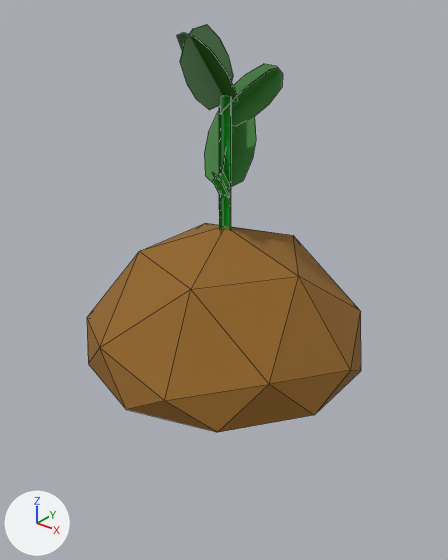
Before and after pictures for a commit that changed the Blender file source/Assets/Plants/potato.blend.
Rendered twice from a 50 mm lens placed at (0.447, -0.562, 0.412), pointed at (0.007, -0.012, 0.071). Lighting does not change. The marker at lower left points along +X, +Y and +Z. Mesh edges are drawn as thin lines.
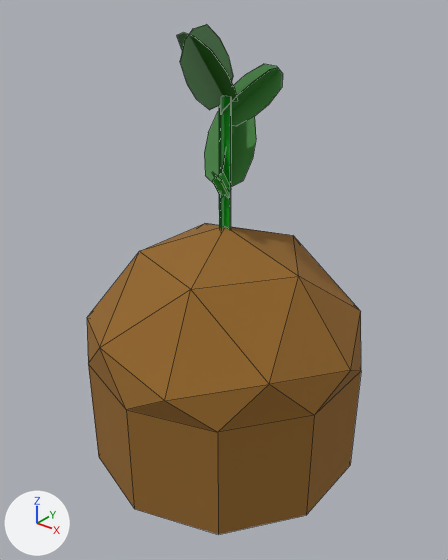
Location of each change, [x1, y1, x2, y2] in pixels of the pictures (448 x 560 px):
'Icosphere', reshaped (49% taller): before [87, 224, 361, 432]; after [87, 224, 361, 534]
part 1 of me_icosphere_003, built on (brown): after [88, 364, 361, 534]

The change, as a list of edits to the scene's bpy script:
```text
Change me_icosphere_003:
    used by ob_icosphere; location = (0.0, 0.0, -0.104); scale = (0.207, 0.207, 0.242)
    remove me_icosphere_003.from_pydata(...)  # 26 vertices, 41 faces; spans x -0.85..0.89, y -0.88..0.88, z 0.3..1.0
    add me_icosphere_003.from_pydata(...)  # 36 vertices, 51 faces; spans x -0.85..0.89, y -0.88..0.88, z -0.33..1.0
    me_icosphere_003 part 1
    1 face is deleted
    10 new vertices lie (0.0, 0.0, -0.63) away from vertices in x -0.84..0.84, y -0.88..0.88, z 0.3
    11 new faces join them
```
